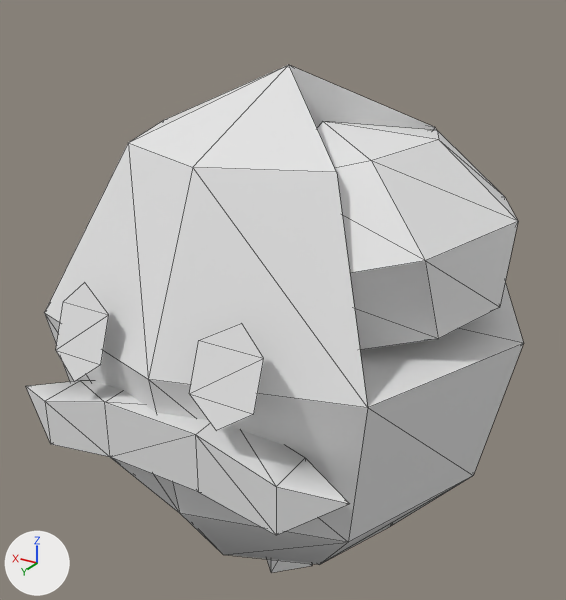
A saved change to the OBJ model models/gibs/mountainside_hitscanner/head.obj.
The view is the same before and after, from a 50 mm lens placed at (-0.294, 0.496, 0.241), pointed at (0.008, -0.007, -0.011). Lighting does not change. The marker at lower left points along +X, +Y and +Z. Mesh edges are drawn as thin lines. Where no turn or scale is listed for an object, it has been applied to the vertices. Vertices at the same position are counted once.

The older version as bpy lines, for what is in view:
```python
me_runner_body_001 = bpy.data.meshes.new('runner_body.001')
me_runner_body_001.from_pydata(...)  # 90 vertices, 140 faces; spans x -0.186..0.192, y -0.173..0.175, z -0.263..0.174
ob_runner_body_001 = bpy.data.objects.new('runner_body.001', me_runner_body_001)
ob_runner_body_001.location = (0.0, 0.0, 0.0)
```
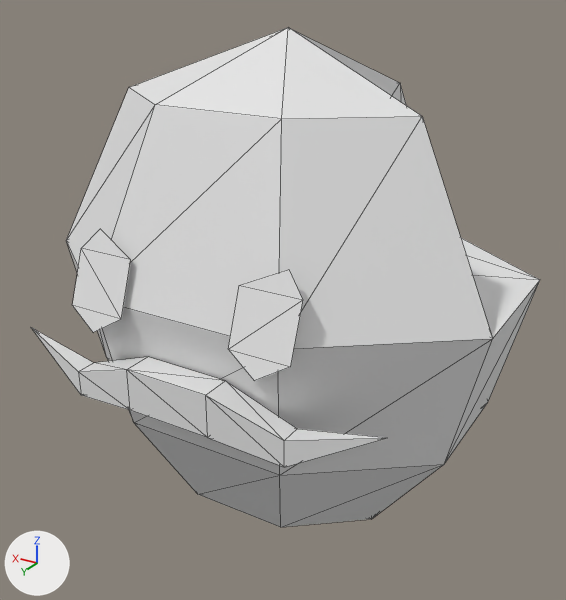
Scene script edits in JSON lines:
```json
{"block": "me_runner_body_001", "where": "# used by ob_runner_body_001; location = (0.0, 0.0, 0.0)"}
{"op": "remove", "block": "me_runner_body_001", "code": "me_runner_body_001.from_pydata(...)  # 90 vertices, 140 faces; spans x -0.186..0.192, y -0.173..0.175, z -0.263..0.174"}
{"op": "add", "block": "me_runner_body_001", "code": "me_runner_body_001.from_pydata(...)  # 77 vertices, 126 faces; spans x -0.179..0.188, y -0.147..0.149, z -0.194..0.199"}
{"block": "me_runner_body_001", "change": "me_runner_body_001 part 1: the loose piece of 33 vertices spanning x -0.186..0.192, y -0.173..0.167, z -0.193..0.174 is rebuilt with 39 vertices and now spans x -0.179..0.188, y -0.147..0.132, z -0.167..0.199"}
{"block": "me_runner_body_001", "change": "me_runner_body_001 part 2: a new loose piece of 18 vertices spanning x -0.144..0.153, y 0.12..0.149, z -0.05..-0.011"}
{"block": "me_runner_body_001", "change": "me_runner_body_001 part 3: the loose piece of 17 vertices spanning x -0.172..-0.027, y -0.118..0.111, z -0.018..0.137 is deleted"}
{"block": "me_runner_body_001", "change": "me_runner_body_001 part 4: the loose piece of 8 vertices spanning x -0.027..0.027, y -0.027..0.027, z -0.263..-0.188 is deleted"}
{"block": "me_runner_body_001", "change": "me_runner_body_001 part 5: the loose piece of 6 vertices spanning x 0.04..0.081, y 0.152..0.175, z -0.015..0.048 is deleted"}
{"block": "me_runner_body_001", "change": "me_runner_body_001 part 6: the loose piece of 6 vertices spanning x -0.078..-0.031, y 0.152..0.175, z -0.015..0.048 is deleted"}
{"block": "me_runner_body_001", "change": "me_runner_body_001 part 7"}
{"block": "me_runner_body_001", "change": "20 vertices are removed from x -0.133..0.139, y 0.134..0.169, z -0.08..-0.027"}
{"block": "me_runner_body_001", "change": "34 faces are deleted"}
{"block": "me_runner_body_001", "change": "12 vertices are added at x -0.084..0.093, y 0.119..0.144, z 0.006..0.073"}
{"block": "me_runner_body_001", "change": "8 new faces join them"}
```

Changed parts and their boxes [x1, y1, x2, y2] in the pictures (566 x 600 px):
```json
{"object": "runner_body.001", "change": "reshaped", "before": [26, 65, 523, 573], "after": [32, 28, 540, 527]}
{"part": 1, "of": "me_runner_body_001", "change": "rebuilt", "before": [44, 65, 523, 564], "after": [66, 28, 540, 527]}
{"part": 2, "of": "me_runner_body_001", "change": "added", "after": [32, 328, 385, 467]}
{"part": 3, "of": "me_runner_body_001", "change": "deleted", "before": [317, 121, 518, 350]}
{"part": 4, "of": "me_runner_body_001", "change": "deleted", "before": [267, 559, 312, 573]}
{"part": 5, "of": "me_runner_body_001", "change": "deleted", "before": [56, 283, 109, 382]}
{"part": 6, "of": "me_runner_body_001", "change": "deleted", "before": [189, 323, 264, 431]}
{"part": 7, "of": "me_runner_body_001", "change": "cut back", "before": [26, 381, 349, 535], "after": [72, 229, 303, 381]}
```
